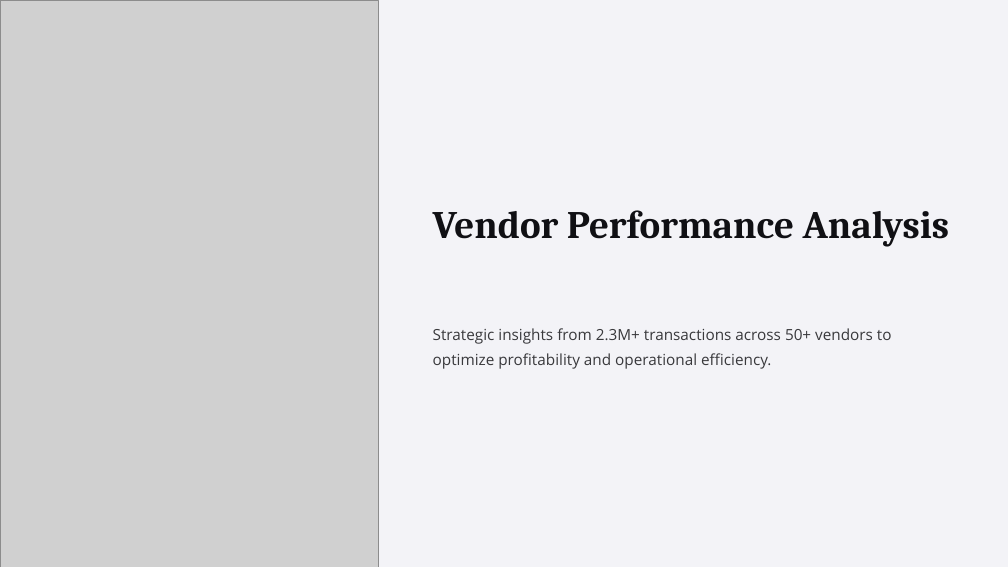
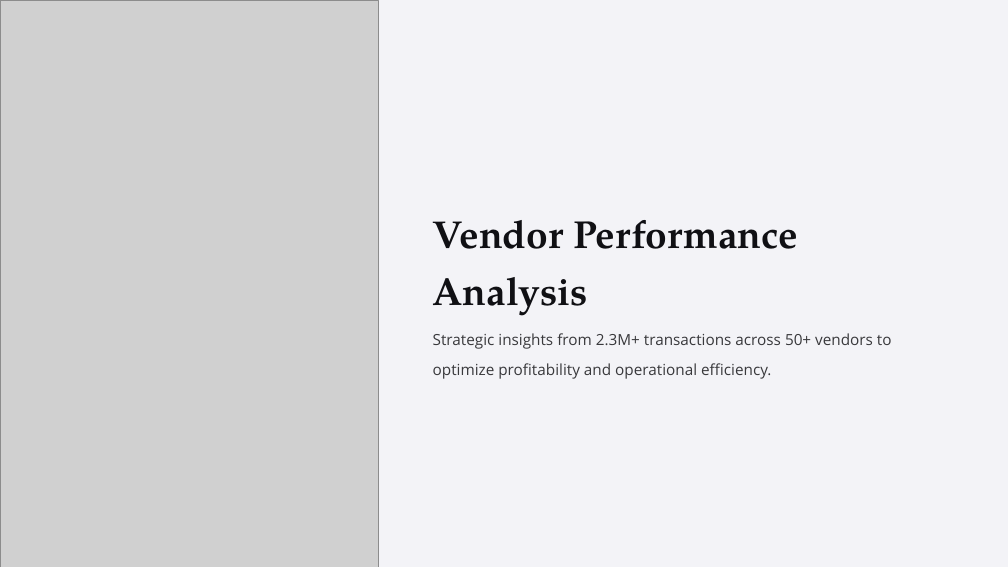
Before and after one commit to Saurabh1222/Liquor-Store-Chain-Vendor-Performance-Analysis, a slide deck: slide 1 of Vendor-Performance-Analysis.pptx. Drawn at 1008x567 pixels with LibreOffice and Linux fonts; fonts in the diff are those of the drawing; grey boxes stand for pictures; background and template pictures are left out. Boxes give left, top, right and bottom in pixels: in the first picture for what was removed or moved away, otherwise in the second. Text is boxed around its words. In the diff, an @@ line names an element or a change of style, - is before the commit and + after.

```diff
--- a/Vendor-Performance-Analysis.pptx
+++ b/Vendor-Performance-Analysis.pptx
@@ text "Vendor Performance Analysis" at bbox=[433, 220, 798, 316]: font Cambria to TeX Gyre Pagella; line spacing 55.5pt to 1.25 @@
@@ text "Strategic insights from 2.3M+ transactions ..." at bbox=[433, 333, 892, 379]: line spacing 28.5pt to 1.63 @@
```
Also in this commit, not shown: 7 other slides changed, 2 slides removed.
